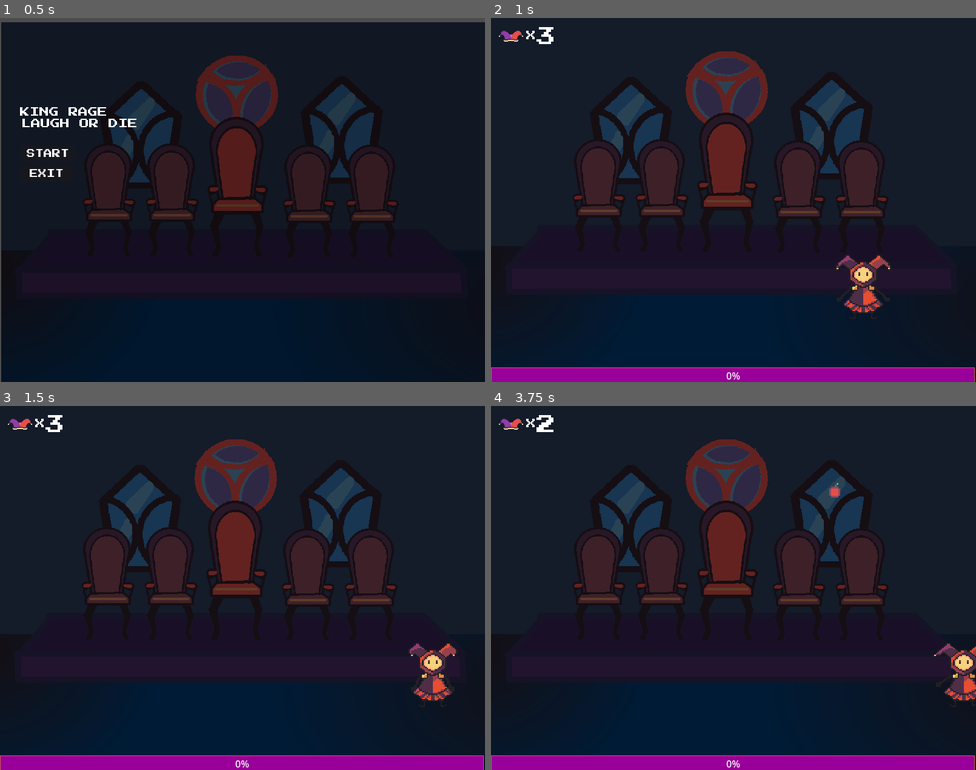
Above: before the commit, frames 1-4 (two rows, left to right).
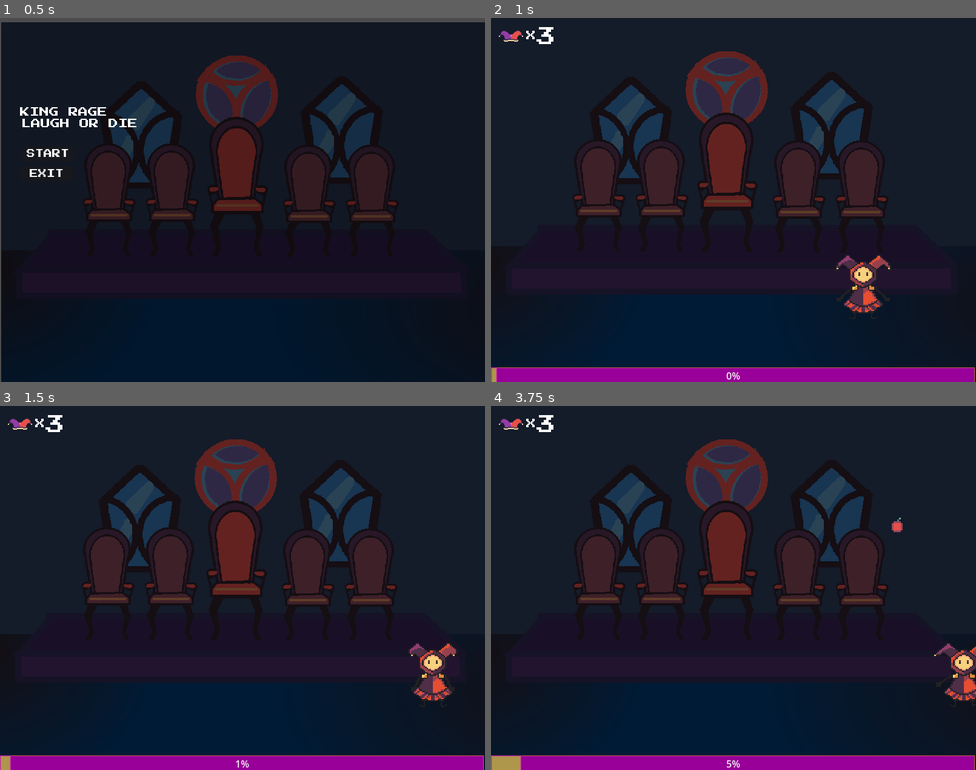
Above: after the commit, the same moments.

Repository: ewa1do/king_rage
Game: Godot game, scene res://menu.tscn
Two runs of this game, one before a commit and one after it. Both use one fixed random seed, a clock stepped at 60 frames per second and the inputs below.
Inputs:
- Up to frame 1 (0.5 s): no input
- Up to frame 2 (1 s): click "START" at 0.5 s
- Up to frame 3 (1.5 s): hold D (move_right) from 1.28 s (still down)
- Up to frame 4 (3.75 s): release D (move_right) at 2.03 s; hold A (move_left) 2.03-2.78 s; hold D (move_right) from 2.78 s (still down)

Frame 1 is identical in both runs. In frame 2, less than 0.1% of the frame differs, in the area x 0-2%, y 96-100%; in frame 3, 0.1%; in frame 4, 0.5%, in the area x 0-85%, y 2-100%.

Commit message:
ajustando barra de progreso

Diff:
--- a/scenes/game.gd
+++ b/scenes/game.gd
@@ -3,6 +3,9 @@
 @onready var player = $Player
 @onready var hud = $UI/HUD
 @onready var timer : Timer = $Timer
+
+@onready var progress_bar : ProgressBar = $Progreso
+
 var next_room =preload("res://scenes/game_over.tscn") as PackedScene
 
 # Game over scene change
@@ -10,7 +13,6 @@
 	pass
 
 var lives = 3
-
 
 
 # Called when the node enters the scene tree for the first time.
@@ -21,11 +23,11 @@
 
 # Called every frame. 'delta' is the elapsed time since the previous frame.
 func _process(delta):
-	#barra_vida.value = player.get_vida()
-	pass
+	progress_bar.value += 0.03
 
 func _on_timer_timeout():
 	pass
+	#print("TIMEOUT=>", timer)
 
 func game_over():
 	get_tree().change_scene_to_packed(next_room)
--- a/scenes/tomate.gd
+++ b/scenes/tomate.gd
@@ -1,6 +1,6 @@
 extends Area2D
 
-@export var speed = 700
+@export var speed = 1000
 
 func _physics_process(delta):
 	global_position.y += speed * delta
--- a/scenes/tomato_spawner.tscn
+++ b/scenes/tomato_spawner.tscn
@@ -24,7 +24,19 @@
 gizmo_extents = 22.0
 
 [node name="Tomato_position_05" type="Marker2D" parent="SpawnPositions"]
-position = Vector2(1004, -11)
+position = Vector2(54, -6)
+gizmo_extents = 22.0
+
+[node name="Tomato_position_06" type="Marker2D" parent="SpawnPositions"]
+position = Vector2(250, -4)
+gizmo_extents = 22.0
+
+[node name="Tomato_position_07" type="Marker2D" parent="SpawnPositions"]
+position = Vector2(460, -4)
+gizmo_extents = 22.0
+
+[node name="Tomato_position_08" type="Marker2D" parent="SpawnPositions"]
+position = Vector2(670, -4)
 gizmo_extents = 22.0
 
 [node name="Timer" type="Timer" parent="."]
